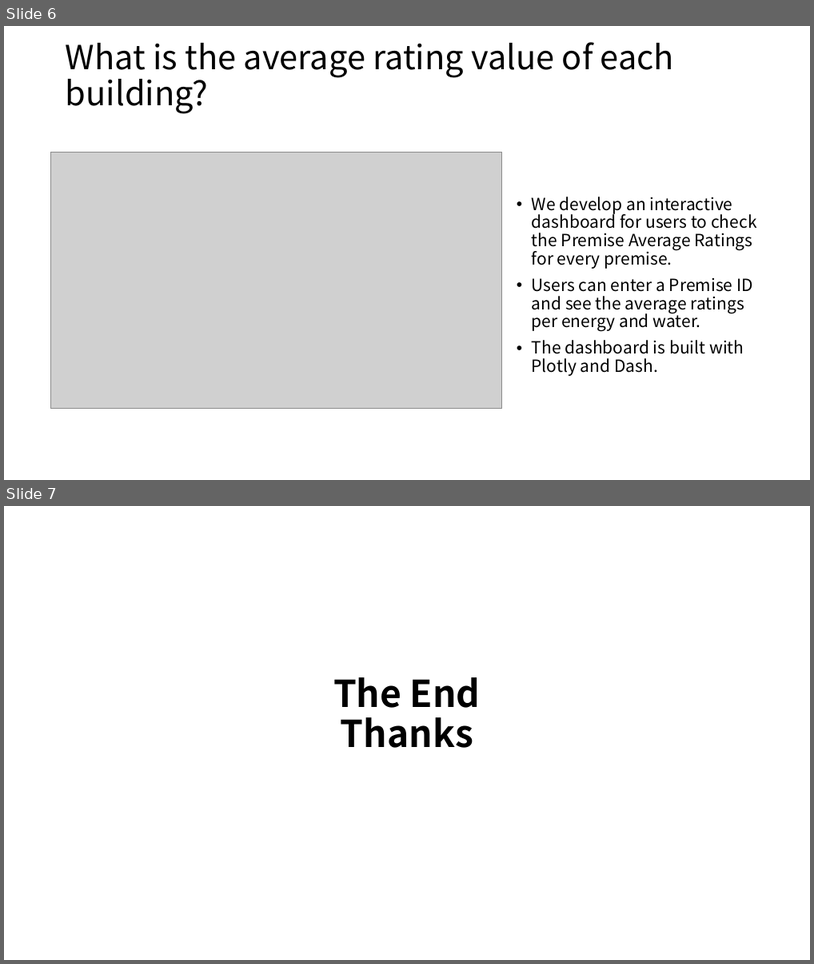
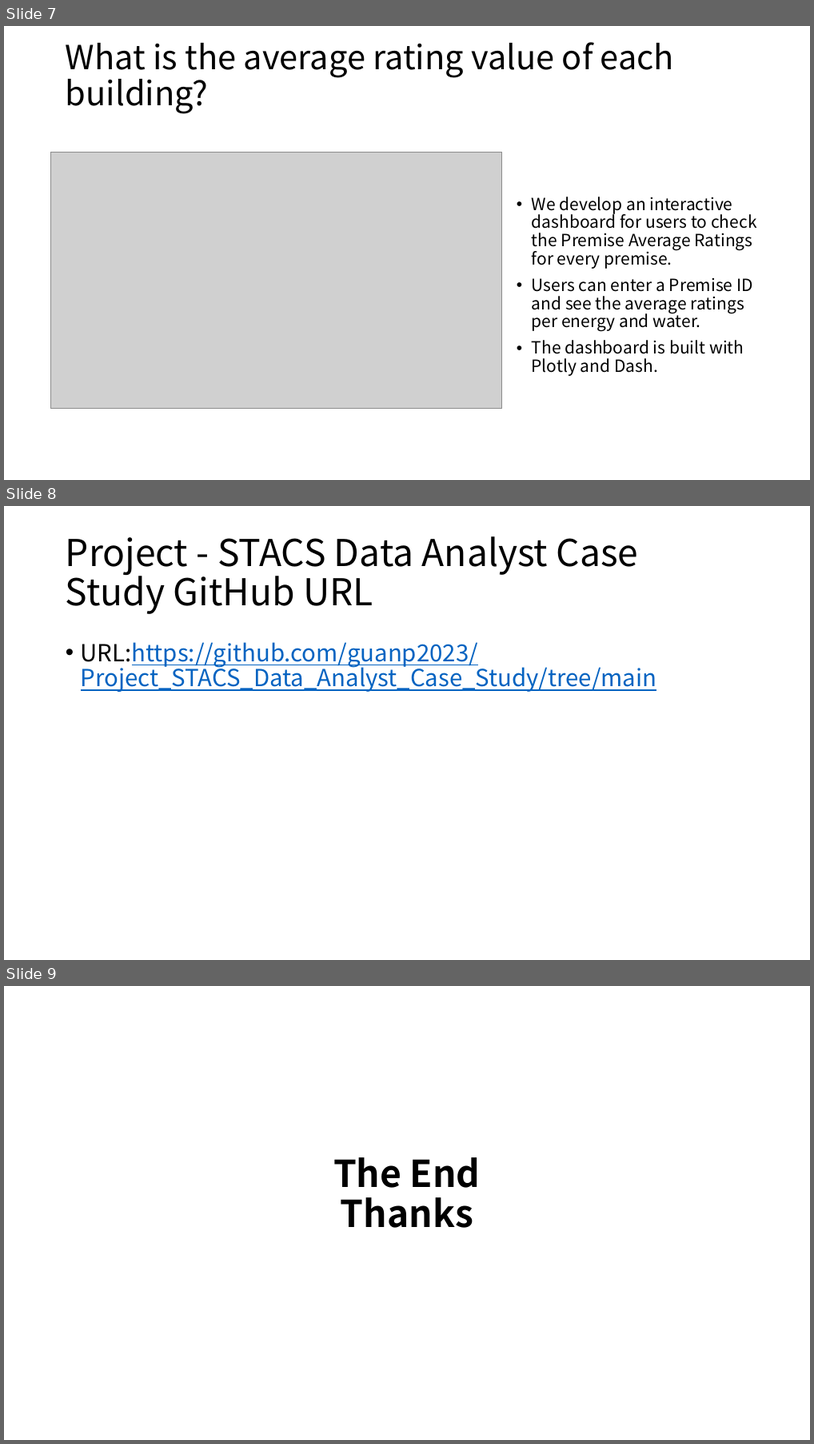
Before and after one commit to guanp2023/Project_STACS_Data_Analyst_Case_Study, a slide deck: Project - STACS Data Analyst Case Study.pptx. Shown one above the other, each under a label of ours: slides 6 and 7 before the commit, slides 7, 8 and 9 after it. The pictures are 814x964 and 814x1444 pixels, drawn with LibreOffice and Linux fonts; fonts in the diff are those of the drawing; grey boxes stand for pictures. Boxes give left, top, right and bottom in pixels: in the first picture for what was removed or moved away, otherwise in the second. Text is boxed around its words. In the diff, an @@ line names an element or a change of style, - is before the commit and + after.

```diff
--- a/Project - STACS Data Analyst Case Study.pptx
+++ b/Project - STACS Data Analyst Case Study.pptx
@@ slide 8 added at [4,506,810,960], background #FFFFFF @@
@@ title added at [66,536,639,614], 44 pt, text #000000 @@
+Project - STACS Data Analyst Case Study GitHub URL
@@ text added at [81,642,658,692], 28 pt, text #0563C1, underline @@
+• URL:https://github.com/guanp2023/Project_STACS_Data_Analyst_Case_Study/tree/main
@@ what was slide 6 is now slide 7 @@
@@ what was slide 7 is now slide 9 @@
```
Also in this commit, not shown: 1 slide changed, 1 other slide added, 1 other file.
